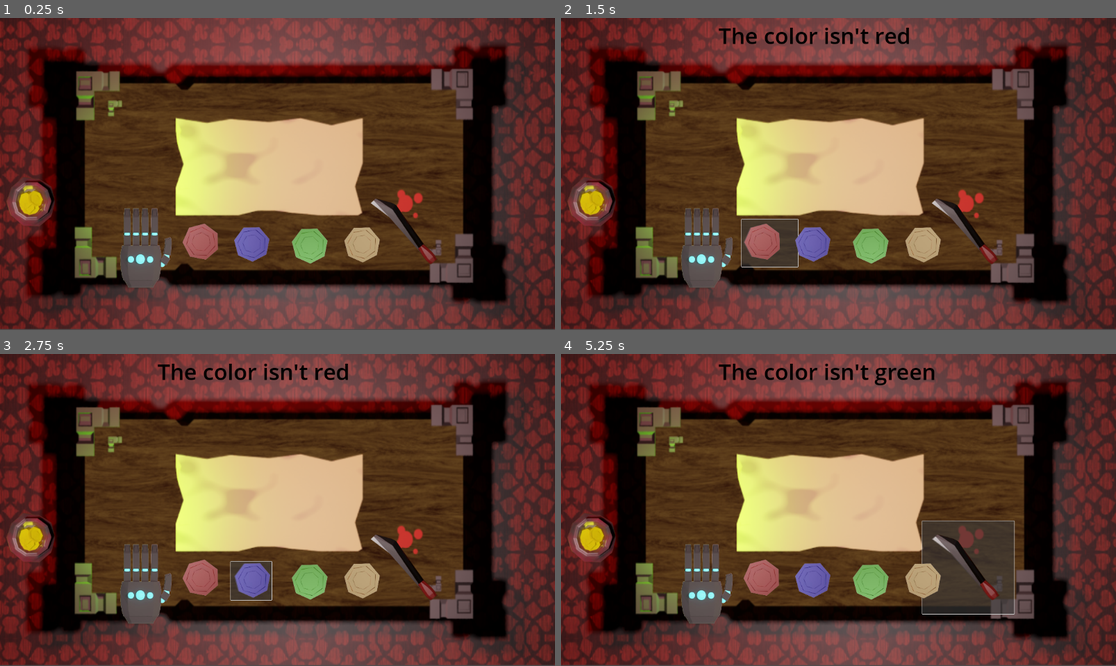
Above: before the commit, frames 1-4 (two rows, left to right).
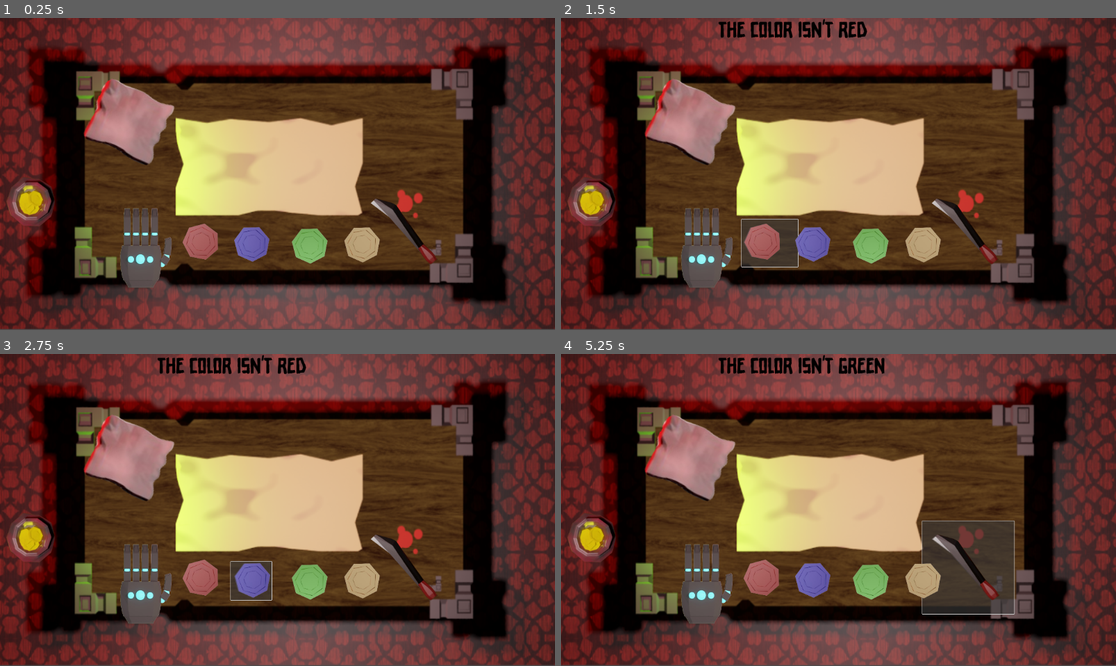
Above: after the commit, the same moments.

Repository: avanishbadhan/jumpstart
Game: Godot game, scene res://main.tscn
Two runs of this game, one before a commit and one after it. Both use one fixed random seed, a clock stepped at 60 frames per second and the inputs below.
Inputs (mouse positions are in pixels of both pictures, inside the frame that each line leads up to):
- Up to frame 1 (0.25 s): no input
- Up to frame 2 (1.5 s): click (966, 230) at 0.52 s; click (771, 242) at 1.27 s
- Up to frame 3 (2.75 s): click (249, 581) at 2.02 s
- Up to frame 4 (5.25 s): click (871, 581) at 2.77 s; click (921, 581) at 3.52 s; click (588, 538) at 4.27 s; click (966, 566) at 5.02 s

The runs differ from the first frame. In frame 1, 2.6% of the frame differs, in the area x 15-32%, y 19-48%; in frame 2, 3.9%; in frame 3, 3.9%; in frame 4, 4.1%, in the area x 15-68%, y 0-48%.

Commit message:
update 0.6

Diff:
--- /dev/null
+++ b/hidden_coin.gd
@@ -0,0 +1,12 @@
+extends Sprite2D
+
+
+# Called when the node enters the scene tree for the first time.
+func _ready() -> void:
+	pass # Replace with function body.
+var textures = {
+	1: preload("res://blue_coin_better.png"),
+	2: preload("res://green_coin_better.png"),
+	3: preload("res://red_coin_better.png"),
+	4: preload("res://yellow_coin_better.png"),
+}
--- a/main.tscn
+++ b/main.tscn
@@ -1,7 +1,8 @@
-[gd_scene load_steps=21 format=3 uid="uid://dtuqbrulfuv2l"]
+[gd_scene load_steps=25 format=3 uid="uid://dtuqbrulfuv2l"]
 
 [ext_resource type="Texture2D" uid="uid://dhx3283muypvp" path="res://new_bg.png" id="1_5vw27"]
 [ext_resource type="Script" uid="uid://oa6oklbl8m10" path="res://player.gd" id="1_h2yge"]
+[ext_resource type="FontFile" uid="uid://bmknn1doccn3k" path="res://Ricebox Allcaps.ttf" id="3_2cqfq"]
 [ext_resource type="Texture2D" uid="uid://crt1dvnupxyst" path="res://knife.png" id="3_kek77"]
 [ext_resource type="Script" uid="uid://chq7epkwhy0jq" path="res://popUp.gd" id="4_lquwl"]
 [ext_resource type="AudioStream" uid="uid://3nwfosqbtkbm" path="res://knife-stab-48222.mp3" id="5_7mycd"]
@@ -13,6 +14,11 @@
 [ext_resource type="Texture2D" uid="uid://cfuq3vsuum5rc" path="res://blue_coin_better.png" id="10_w48qg"]
 [ext_resource type="Texture2D" uid="uid://gb41fsiyo6cb" path="res://green_coin_better.png" id="11_vivmo"]
 [ext_resource type="Texture2D" uid="uid://b5gxl68q5up6c" path="res://yellow_coin_better.png" id="12_2cqfq"]
+[ext_resource type="Texture2D" uid="uid://058jq1c21eau" path="res://cloth.png" id="15_yaehf"]
+[ext_resource type="Script" uid="uid://guvljl36uocm" path="res://hidden_coin.gd" id="16_074og"]
+
+[sub_resource type="FontVariation" id="FontVariation_cegan"]
+base_font = ExtResource("3_2cqfq")
 
 [sub_resource type="StyleBoxEmpty" id="StyleBoxEmpty_efxa6"]
 
@@ -55,6 +61,7 @@
 offset_right = -325.0
 offset_bottom = -190.0
 theme_override_colors/font_color = Color(0.18959081, 0.096351765, 0.013852307, 1)
+theme_override_fonts/font = SubResource("FontVariation_cegan")
 theme_override_font_sizes/font_size = 46
 
 [node name="machete" type="Button" parent="Control"]
@@ -138,3 +145,13 @@
 theme_override_colors/icon_disabled_color = Color(0.099985994, 0.099985994, 0.099985994, 0.4)
 theme_override_styles/normal = SubResource("StyleBoxEmpty_dg77c")
 icon = ExtResource("9_4c57u")
+
+[node name="cloth" type="Sprite2D" parent="."]
+position = Vector2(265.10513, 214.60771)
+rotation = 0.4171337
+scale = Vector2(1.8931669, 1.7117524)
+texture = ExtResource("15_yaehf")
+
+[node name="HiddenCoin" type="Sprite2D" parent="."]
+position = Vector2(247, 202)
+script = ExtResource("16_074og")
Binary file added: Ricebox Allcaps.otf
Not shown, added: Ricebox Allcaps.otf.import
Binary file added: Ricebox Allcaps.png
Not shown, added: Ricebox Allcaps.png.import
Binary file added: Ricebox Allcaps.ttf
Not shown, added: Ricebox Allcaps.ttf.import
Not shown, added: Ricebox Allcaps.txt
Binary file added: cloth.png
Not shown, added: cloth.png.import
Not shown, added: hidden_coin.gd.uid
